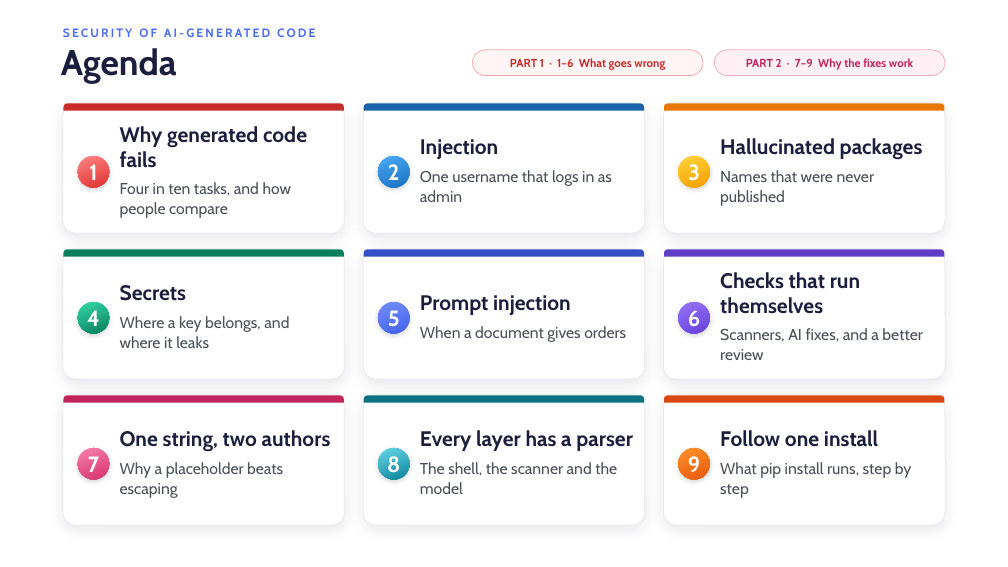
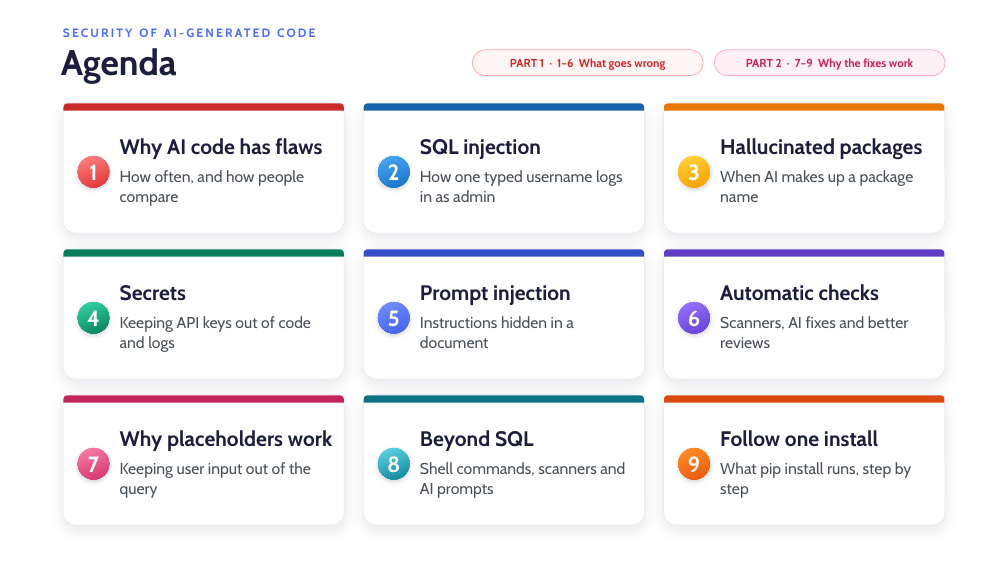
Before and after one commit to danielcregg/ai-assisted-programming, a slide deck: slide 4 of lectures-and-labs/week08/security-lecture.pptx. Drawn at 1008x567 pixels with LibreOffice and Linux fonts; fonts in the diff are those of the drawing; background and template pictures are left out. Boxes give left, top, right and bottom in pixels: in the first picture for what was removed or moved away, otherwise in the second. Text is boxed around its words. In the diff, an @@ line names an element or a change of style, - is before the commit and + after.

```diff
--- a/lectures-and-labs/week08/security-lecture.pptx
+++ b/lectures-and-labs/week08/security-lecture.pptx
@@ text at bbox=[120, 138, 322, 206]: text changed @@
-Why generated code fails
-Four in ten tasks, and how people compare
+Why AI code has flaws
+How often, and how people compare
@@ text at bbox=[420, 139, 623, 202]: text changed @@
-Injection
-One username that logs in as admin
+SQL injection
+How one typed username logs in as admin
@@ text at bbox=[720, 170, 914, 202]: text changed @@
-Names that were never published
+When AI makes up a package name
@@ text at bbox=[720, 284, 908, 348]: text changed @@
-Checks that run themselves
-Scanners, AI fixes, and a better review
+Automatic checks
+Scanners, AI fixes and better reviews
@@ text at bbox=[120, 316, 311, 352]: text changed @@
-Where a key belongs, and where it leaks
+Keeping API keys out of code and logs
@@ text at bbox=[420, 316, 574, 348]: text changed @@
-When a document gives orders
+Instructions hidden in a document
@@ text at bbox=[120, 430, 332, 498]: text changed @@
-One string, two authors
-Why a placeholder beats escaping
+Why placeholders work
+Keeping user input out of the query
@@ text at bbox=[420, 430, 625, 498]: text changed @@
-Every layer has a parser
-The shell, the scanner and the model
+Beyond SQL
+Shell commands, scanners and AI prompts
```
Also in this commit, not shown: 51 other slides changed, 1 other file.
